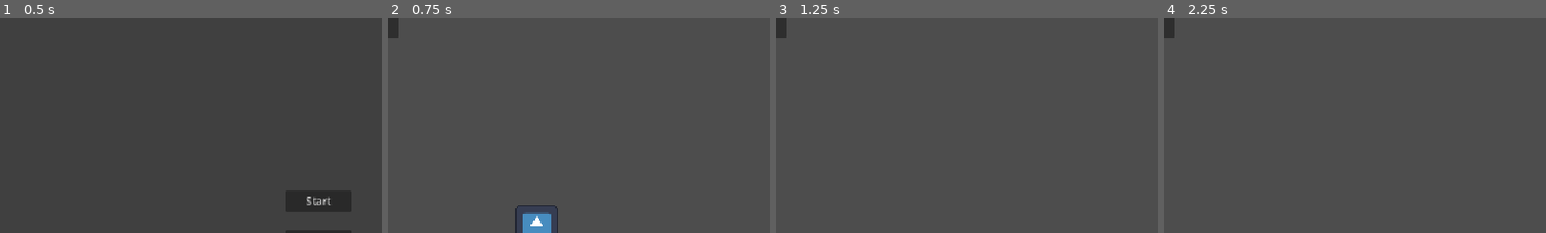
Above: before the commit, frames 1-4 (left to right).
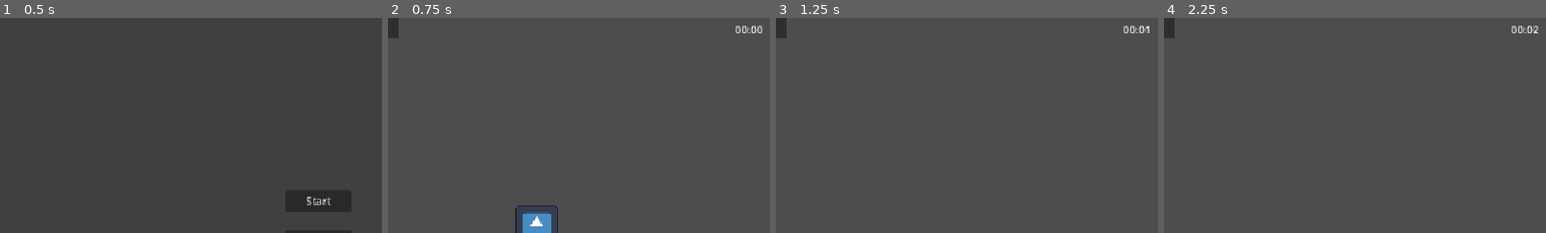
Above: after the commit, the same moments.

Repository: wends05/trash-trek
Game: Godot game, scene res://scenes/MainMenu.tscn
Two runs of this game, one before a commit and one after it. Both use one fixed random seed, a clock stepped at 60 frames per second and the inputs below. The engine's default icon, where the game draws it, is replaced by a stand-in: a white triangle on a blue panel in a dark square.
Inputs (mouse positions are % of the whole screen's width and height, from its top left):
- Up to frame 1 (0.5 s): no input
- Up to frame 2 (0.75 s): click "Start" at 0.5 s
- Up to frame 3 (1.25 s): no input
- Up to frame 4 (2.25 s): click (9, 91) at 1.25 s; click (16, 91) at 2 s
The pictures show only the part of the screen within x 8-58%, y 3-53%; the shares and areas given below are measured in that part.

Frame 1 is identical in both runs. In frame 2, 0.2% of the frame differs, in the area x 91-98%, y 3-8%; in frame 3, 0.2%; in frame 4, 0.2%.

Commit message:
Add time tracking and dynamic energy drain
Introduces elapsed time tracking and difficulty scaling in game.gd, with a timer that decreases energy at increasing rates as time progresses. Adds a TimeLabel script and node to display elapsed time, updates Energy.tscn layout, and ensures stats and timers reset when restarting or returning to main menu.

Diff:
--- a/pause_menu.gd
+++ b/pause_menu.gd
@@ -7,10 +7,12 @@
 func _on_restart_button_pressed() -> void:
 	Game.update_game_state.emit(Utils.GameStateType.Play)
 	get_tree().change_scene_to_file("res://scenes/Main.tscn")
+	Game.reset_stats()
 
 func _on_main_menu_button_pressed() -> void:
 	Game.update_game_state.emit(Utils.GameStateType.Play)
 	get_tree().change_scene_to_file("res://scenes/MainMenu.tscn")
+	Game.reset_stats()
 
 func _on_quit_button_pressed() -> void:
 	get_tree().quit()
--- a/scenes/Energy.tscn
+++ b/scenes/Energy.tscn
@@ -1,9 +1,20 @@
-[gd_scene load_steps=2 format=3 uid="uid://decqbrmnhe0kb"]
+[gd_scene load_steps=3 format=3 uid="uid://decqbrmnhe0kb"]
 
 [ext_resource type="Script" uid="uid://clw2lea18gqug" path="res://scripts/energy.gd" id="1_eb132"]
+[ext_resource type="Script" path="res://scenes/TimeLabel..gd" id="2_t2csp"]
 
 [node name="EnergyBar" type="ProgressBar"]
-offset_right = 425.0
-offset_bottom = 35.0
+offset_left = 75.0
+offset_top = 2.0
+offset_right = 500.0
+offset_bottom = 37.0
 step = 1.0
 script = ExtResource("1_eb132")
+
+[node name="Label2" type="Label" parent="."]
+layout_mode = 0
+offset_left = -66.0
+offset_top = 4.0
+offset_right = -6.0
+offset_bottom = 34.0
+script = ExtResource("2_t2csp")
--- /dev/null
+++ b/scenes/TimeLabel..gd
@@ -0,0 +1,9 @@
+extends Label
+
+func _ready() -> void:
+	Game.time_changed.connect(update_time)
+
+func update_time(time: float) -> void:
+	var minutes = int(time) / 60
+	var seconds = int(time) % 60
+	text = "%02d:%02d" % [minutes, seconds]
--- a/scripts/game.gd
+++ b/scripts/game.gd
@@ -1,42 +1,84 @@
 extends Node
 
 var energy = 0
+var elapsed_time: float = 0.0
+var base_wait_time: float = 10.0
+var base_decrease: int = 1
+var difficulty_step: float = 30.0
 
 signal trash_collected(type: Utils.TrashType)
+signal energy_changed(value: int)
+signal updated_stats
+signal time_changed(time: float)
+signal update_ui_state(type: Utils.UIStateType)
+signal update_game_state(type: Utils.GameStateType)
 
 var collected_biodegradable = 0
 var collected_recyclable = 0
 var collected_toxic_waste = 0
 
+var energy_timer: Timer
+
 func _ready() -> void:
 	trash_collected.connect(update_trash_count)
 
-signal energy_changed(value: int)
+	energy_timer = Timer.new()
+	energy_timer.wait_time = base_wait_time
+	energy_timer.one_shot = false
+	energy_timer.autostart = true
+	add_child(energy_timer)
+	energy_timer.timeout.connect(_on_energy_timer_timeout)
+
+	set_process(true)
+
+func _process(delta: float) -> void:
+	elapsed_time += delta
+	time_changed.emit(elapsed_time)
+
+	var difficulty_level = int(elapsed_time / difficulty_step)
+
+
+	energy_timer.wait_time = max(1.0, base_wait_time - difficulty_level)
+
+	# scale energy drain (more lost per tick)
+	base_decrease = 1 + difficulty_level
 
 func add_energy(amount: float) -> void:
 	energy += amount
 	energy_changed.emit(energy)
 
-signal updated_stats
+func decrease_energy(amount: float) -> void:
+	energy = max(0, energy - amount)
+	energy_changed.emit(energy)
+
+func _on_energy_timer_timeout() -> void:
+	decrease_energy(base_decrease)
 
 func update_trash_count(type: Utils.TrashType):
 	if type == Utils.TrashType.Recyclable:
 		collected_recyclable += 1
 		add_energy(2)
-	if type == Utils.TrashType.Biodegradable:
+		energy_timer.start()
+
+	elif type == Utils.TrashType.Biodegradable:
 		collected_biodegradable += 1
 		add_energy(3)
-	if type == Utils.TrashType.ToxicWaste:
+		energy_timer.start()
+
+	elif type == Utils.TrashType.ToxicWaste:
 		collected_toxic_waste += 1
 		add_energy(5)
+		energy_timer.start()
+
 	updated_stats.emit()
-
-signal update_ui_state(type: Utils.UIStateType)
-signal update_game_state(type: Utils.GameStateType)
 
 func reset_stats():
 	collected_recyclable = 0
 	collected_biodegradable = 0
 	collected_toxic_waste = 0
 	energy = 0
+	elapsed_time = 0.0
 	updated_stats.emit()
+	energy_changed.emit(energy)
+	energy_timer.start()
+	time_changed.emit(elapsed_time)
Not shown, added: scenes/TimeLabel..gd.uid
